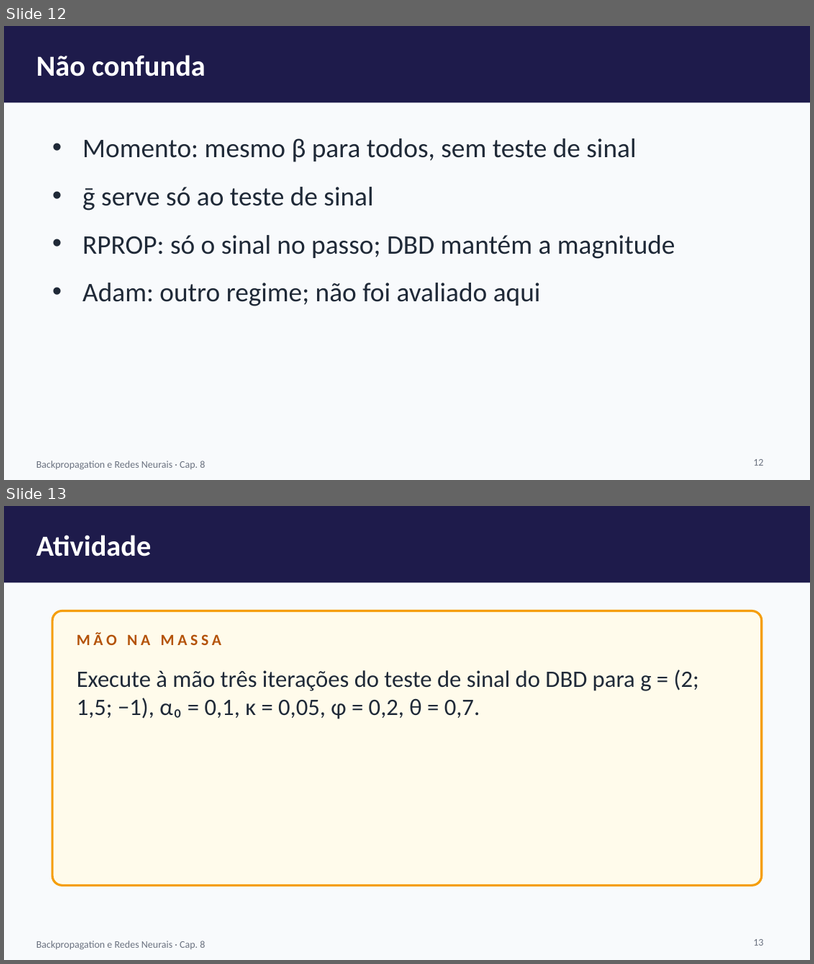
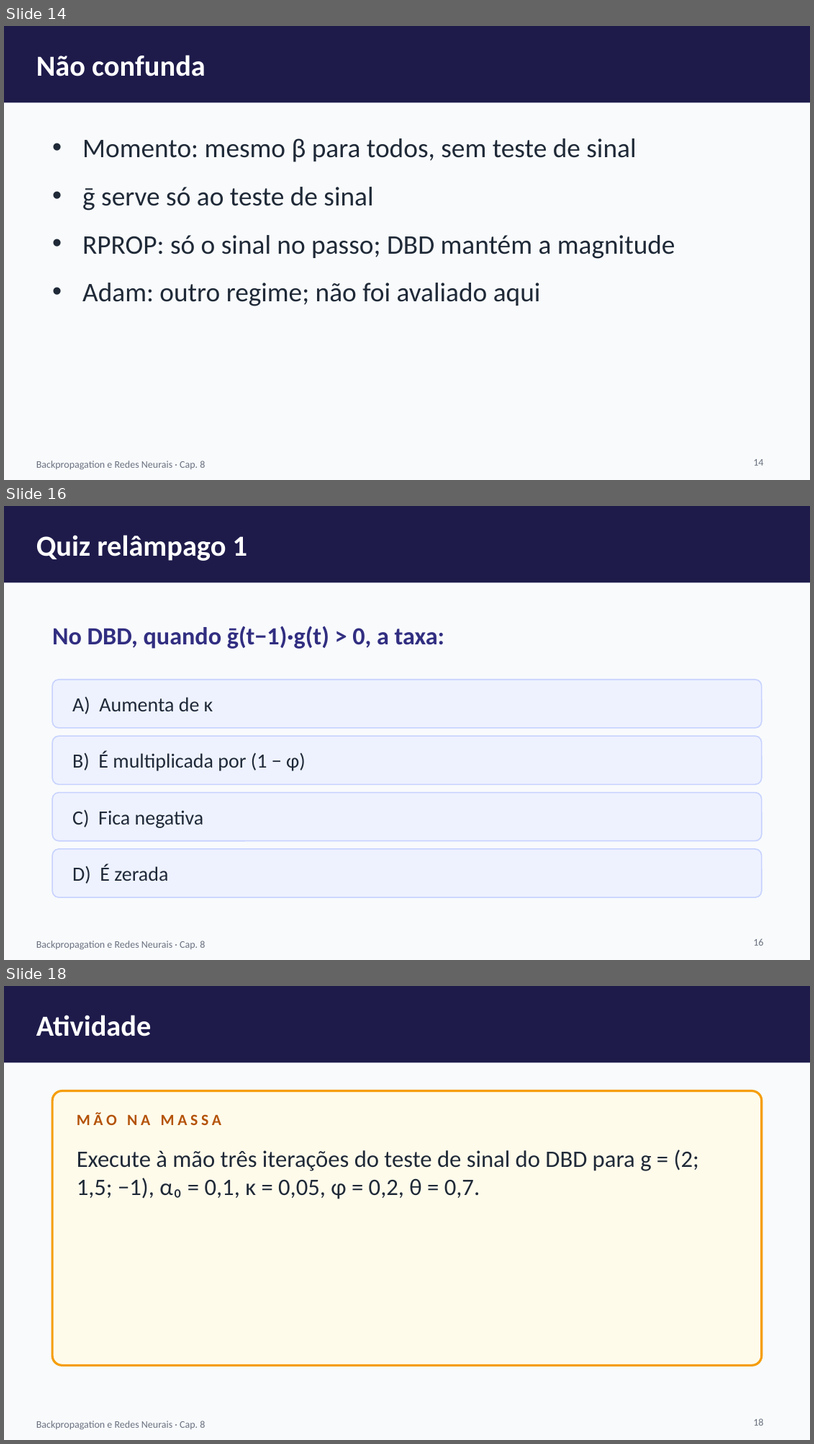
Before and after one commit to arakenmedeiros/claude, a slide deck: redes_neurais/slides/cap08_Delta_Bar_Delta_e_EDBD.pptx. Shown one above the other, each under a label of ours: slides 12 and 13 before the commit, slides 14, 16 and 18 after it; the slides between them are not shown. The pictures are 814x964 and 814x1444 pixels, drawn with LibreOffice and Linux fonts; fonts in the diff are those of the drawing. Boxes give left, top, right and bottom in pixels: in the first picture for what was removed or moved away, otherwise in the second. Text is boxed around its words. In the diff, an @@ line names an element or a change of style, - is before the commit and + after.

```diff
--- a/redes_neurais/slides/cap08_Delta_Bar_Delta_e_EDBD.pptx
+++ b/redes_neurais/slides/cap08_Delta_Bar_Delta_e_EDBD.pptx
@@ slide 16 added at [4,506,810,960], background #F8FAFC; not listed: 2 template elements that a slide beside it also shows @@
@@ text added at [36,535,247,561], 26 pt, text #FFFFFF, bold @@
+Quiz relâmpago 1
@@ text added at [52,626,445,649], 22 pt, text #312E81, bold @@
+No DBD, quando ḡ(t−1)·g(t) > 0, a taxa:
@@ rounded rectangle added at [52,680,762,728], fill #EEF2FF, outline #C7D2FE 1 pt @@
@@ text added at [72,697,214,714], 18 pt, text #1F2937 @@
+A) Aumenta de κ
@@ rounded rectangle added at [52,736,762,784], fill #EEF2FF, outline #C7D2FE 1 pt @@
@@ text added at [72,751,306,771], 18 pt, text #1F2937 @@
+B) É multiplicada por (1 − φ)
@@ rounded rectangle added at [52,793,762,841], fill #EEF2FF, outline #C7D2FE 1 pt @@
@@ text added at [72,809,204,828], 18 pt, text #1F2937 @@
+C) Fica negativa
@@ rounded rectangle added at [52,849,762,897], fill #EEF2FF, outline #C7D2FE 1 pt @@
@@ text added at [72,864,168,883], 18 pt, text #1F2937 @@
+D) É zerada
@@ page number added at [754,938,764,945], 9 pt, text #6B7280 @@
+16
@@ what was slide 12 is now slide 14 @@
@@ page number at [754,459,764,465]: text changed @@
-12
+14
@@ what was slide 13 is now slide 18 @@
@@ page number at [754,1418,764,1425]: text changed @@
-13
+18
```
Also in this commit, not shown: 5 other slides added, 10 other files.
